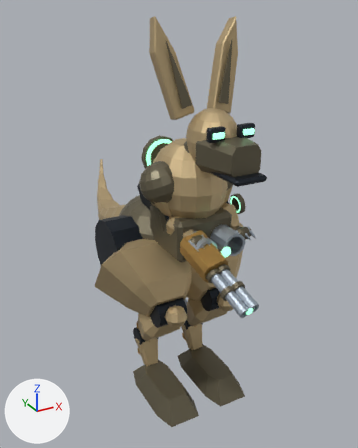
Two versions of the Blender file out/mech_reference/s09/s09.blend, one commit apart.
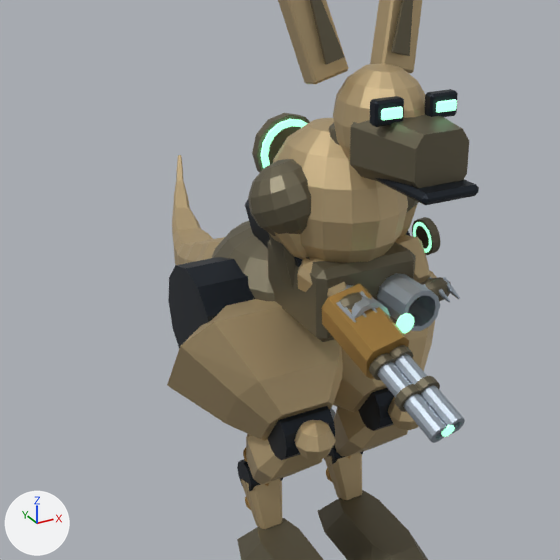
Each version is shown whole from a 50 mm camera at (-3.01, -5.64, 5.3) aimed at (0.41, 0.58, 2.2), then close up on the part from 1% to 87% of the width and 16% to 86% of the height. Every picture has the same lights, and +X, +Y and +Z are marked at lower left. The older version's two pictures come first. Both versions are drawn at frame 109 of the action 's09:light:shoulder_r'; the numbers are the values there.

The older version as bpy lines, for what is in view:
```python
me_femur_anatomical_armor = bpy.data.meshes.new('Femur anatomical armor')
me_femur_anatomical_armor.from_pydata(...)  # 32 vertices, 26 faces; spans x -0.743..0.743, y -0.577..0.577, z 0.085..1.007
me_femur_anatomical_armor.materials.append(mat_armor)  # beige #c5ae84
me_forward_stifle_cap_001 = bpy.data.meshes.new('Forward stifle cap.001')
me_forward_stifle_cap_001.from_pydata(...)  # 50 vertices, 40 faces; spans x -0.154..0.154, y -0.146..0.146, z -0.143..0.143
me_forward_stifle_cap_001.materials.append(mat_armor)  # beige #c5ae84
ob_femur_anatomical_armor = bpy.data.objects.new('Femur anatomical armor', me_femur_anatomical_armor)
ob_femur_anatomical_armor.parent = ob_hip_l
ob_femur_anatomical_armor.location = (0.0, 0.0, 0.0)
ob_femur_anatomical_armor.rotation_euler = (2.195, 0.0, 0.0)  # degrees (126, 0, 0)
ob_forward_stifle_cap_001 = bpy.data.objects.new('Forward stifle cap.001', me_forward_stifle_cap_001)
ob_forward_stifle_cap_001.parent = ob_knee_r
ob_forward_stifle_cap_001.location = (0.0, -0.238, 0.04)
ob_shoulder_r = bpy.data.objects.new('shoulder_r', None)
ob_shoulder_r.parent = ob_chest
ob_shoulder_r.location = (-0.38, -0.15, 0.36)
ob_shoulder_r.rotation_euler = (-0.304, -0.209, 0.00022)  # degrees (-17, -12, 0)
# also in view: 'Articulated shoulder armor' at (-0.38, -0.45, 3.31); 'Radius ulna anatomical armor.001' at (0.43, -0.69, 2.77); 'Femur hinge.001' at (-0.4, 0.28, 2.16); 'Abdominal armored pouch' at (0.0, -0.42, 2.85); 'Articulated armored foot.001' at (-0.4, -0.44, 0.13)
```
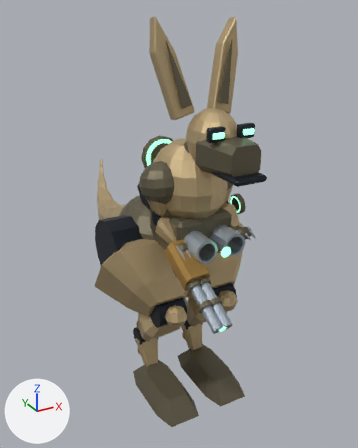
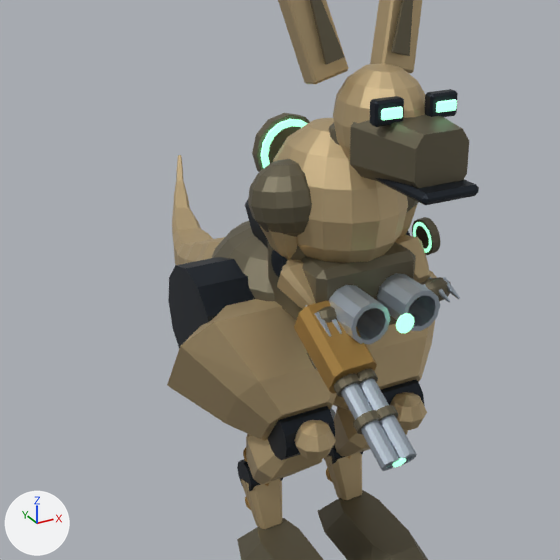
ob_shoulder_r is not drawn itself; it is the parent of ob_elbow_r, ob_articulated_shoulder_armor, ob_humerus_load_rod, ob_humerus_anatomical_armor, ob_humerus_hinge.

The change, as a diff of the scene's bpy script:
```diff
--- a/out/mech_reference/s09/s09.blend.py
+++ b/out/mech_reference/s09/s09.blend.py
@@ ob_shoulder_r @@
 ob_shoulder_r.location = (-0.38, -0.15, 0.36)
-ob_shoulder_r.rotation_euler = (-0.304, -0.209, 0.00022)  # degrees (-17, -12, 0)
+ob_shoulder_r.rotation_euler = (-0.126, -0.0154, -0.00137)  # degrees (-7.2, -0.9, -0.1)
```

Boxes [x1, y1, x2, y2] around the edits, measured in the close-ups (560 x 560 px):
'Light weapon receiver', turned: before [322, 284, 409, 379]; after [294, 301, 377, 394]
'Articulated shoulder armor', turned: before [248, 159, 311, 236]; after [248, 159, 312, 237]
'Light weapon open bore', turned: before [377, 362, 447, 443]; after [341, 383, 400, 471]
'Light weapon open bore.001', turned: before [394, 354, 465, 434]; after [359, 378, 417, 465]
'Radius ulna anatomical armor', turned: before [297, 257, 347, 297]; after [277, 259, 316, 309]
'Humerus anatomical armor', turned: before [269, 232, 308, 259]; after [260, 226, 298, 260]
'Weapon cooling collar.001', turned: before [394, 384, 420, 412]; after [353, 410, 382, 434]
'Weapon cooling collar', turned: before [369, 353, 396, 380]; after [334, 373, 361, 397]
'Kangaroo compact forepaw', turned: before [339, 292, 362, 310]; after [317, 306, 337, 323]
'Weapon cooling collar.003', turned: before [415, 376, 440, 395]; after [377, 405, 398, 421]
'Weapon cooling collar.002', turned: before [389, 345, 413, 363]; after [357, 369, 378, 383]
'Radius ulna hinge', turned (mostly hidden before): before [294, 257, 303, 267]; after [271, 250, 288, 277]
'Kangaroo forepaw digit', turned: before [336, 301, 356, 323]; after [314, 312, 331, 337]
'Light muzzle emission', turned: before [441, 425, 455, 437]; after [392, 458, 406, 467]
'Kangaroo forepaw digit.001', turned: before [362, 312, 367, 318]; after [332, 319, 342, 334]
'Kangaroo forepaw digit.002', turned (not visible afterwards): before [359, 291, 377, 313]
'Thermal weapon pistol grip', turned (not visible before): after [307, 352, 317, 370]
'Payload launcher open cell', unchanged, uncovered by the edit: before [342, 285, 390, 318]; after [329, 285, 390, 344]
